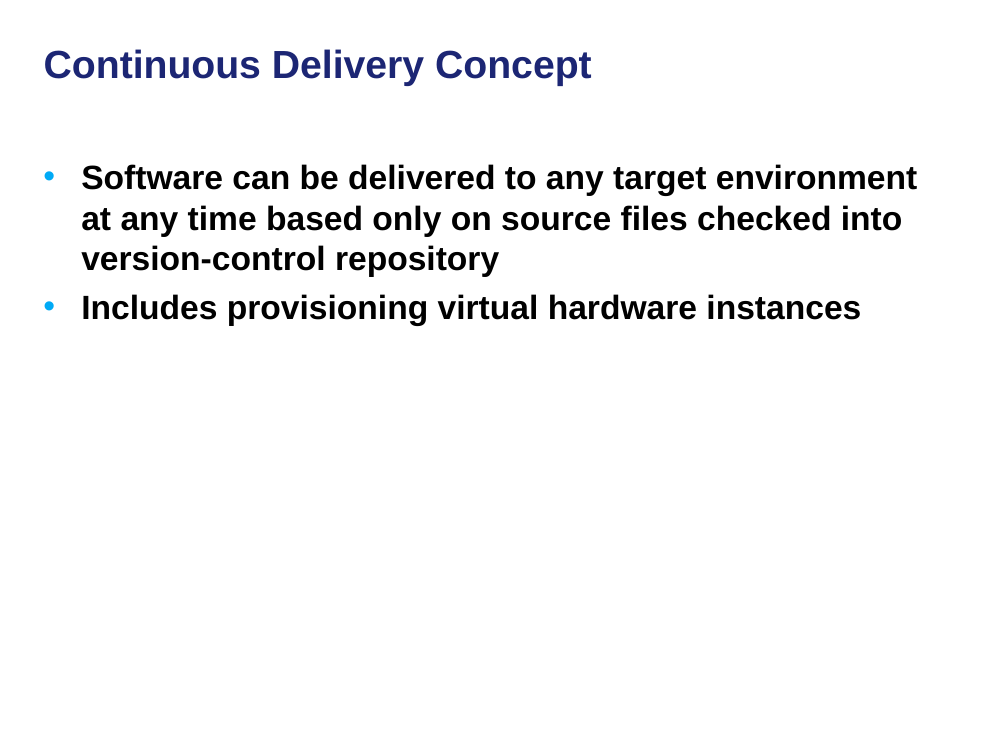
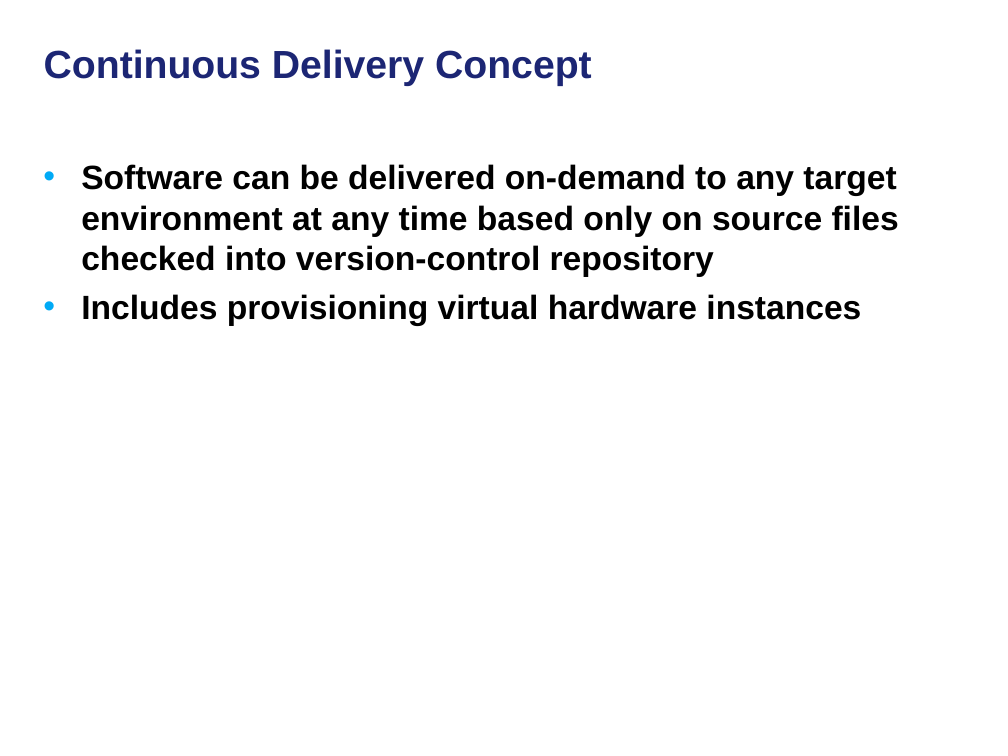
Before and after one commit to NCIP/automation, a slide deck: slide 2 of docs/continuous-delivery-caehr.ppt. Drawn at 1008x756 pixels with LibreOffice and Linux fonts; fonts in the diff are those of the drawing; background and template pictures are left out. Boxes give left, top, right and bottom in pixels: in the first picture for what was removed or moved away, otherwise in the second. Text is boxed around its words. In the diff, an @@ line names an element or a change of style, - is before the commit and + after.

```diff
--- a/docs/continuous-delivery-caehr.ppt
+++ b/docs/continuous-delivery-caehr.ppt
@@ text at bbox=[81, 164, 899, 277]: text changed @@
-• Software can be delivered to any target environment at any time based only on source files checked into version-control repository
+• Software can be delivered on-demand to any target environment at any time based only on source files checked into version-control repository
```
Also in this commit, not shown: 1 other slide changed, 13 slides added.
